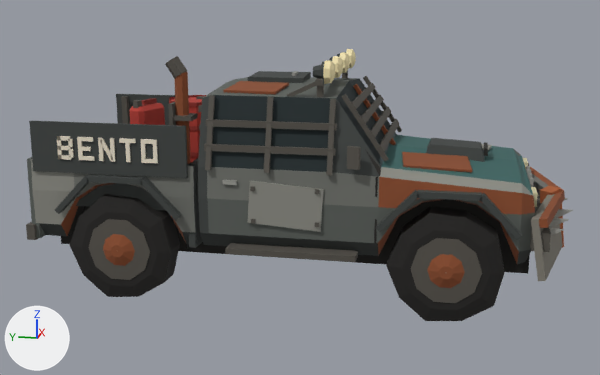
An edit to the glTF model frontend/public/zumbi/models/carreta.glb, drawn before and after from the same camera.
The view is the same before and after, from a 50 mm lens placed at (-7.41, -1.47, 2.71), pointed at (-0.06, 0.0, 0.87). Every picture has the same lights, and +X, +Y and +Z are marked at lower left. The first picture is the older version. Vertices at exactly the same position are counted once.

Names of what the first picture shows: 'carreta.001'.
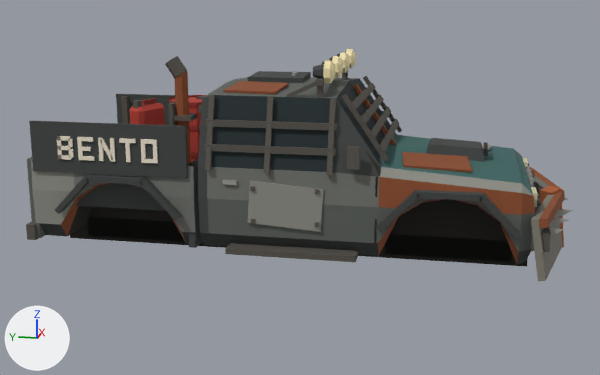
Pixel boxes [x1, y1, x2, y2] of what changed, in the pictures (600 x 375 px):
'carreta.001', reshaped (15% shorter)
    before: [26, 49, 573, 321]
    after: [26, 49, 573, 281]
part 1 of me_carreta_malha, added
    after: [385, 199, 512, 262]
part 2 of me_carreta_malha, added
    after: [88, 207, 184, 242]
part 3 of me_carreta_malha, added
    after: [70, 217, 528, 267]
part 4 of me_carreta_malha, deleted
    before: [61, 194, 530, 321]

Edits to the bpy script that builds the scene:
```text
Change me_carreta_malha:
    used by ob_carreta_001; location = (0.0, 0.0, 0.0)
    remove me_carreta_malha.from_pydata(...)  # 2316 vertices, 3730 faces; spans x -1.0..1.0, y -2.42..2.31, z 0.0..2.12
    add me_carreta_malha.from_pydata(...)  # 2004 vertices, 3186 faces; spans x -0.99..0.99, y -2.42..2.31, z 0.36..2.12
    me_carreta_malha part 1: a new loose piece, a box spanning x -0.42..0.42, y -1.92..-0.84, z 0.39..1.01, in mat_vc
    me_carreta_malha part 2: a new loose piece, a box spanning x -0.42..0.42, y 0.88..1.96, z 0.39..1.01, in mat_vc
    me_carreta_malha part 3: a new loose piece, a box spanning x -0.42..0.42, y -2.05..2.15, z 0.36..0.58, in mat_vc
    me_carreta_malha part 4: 15 loose pieces with 336 vertices, spanning x -1.0..1.0, y -2.05..2.15, z 0.0..1.01, are deleted
```
